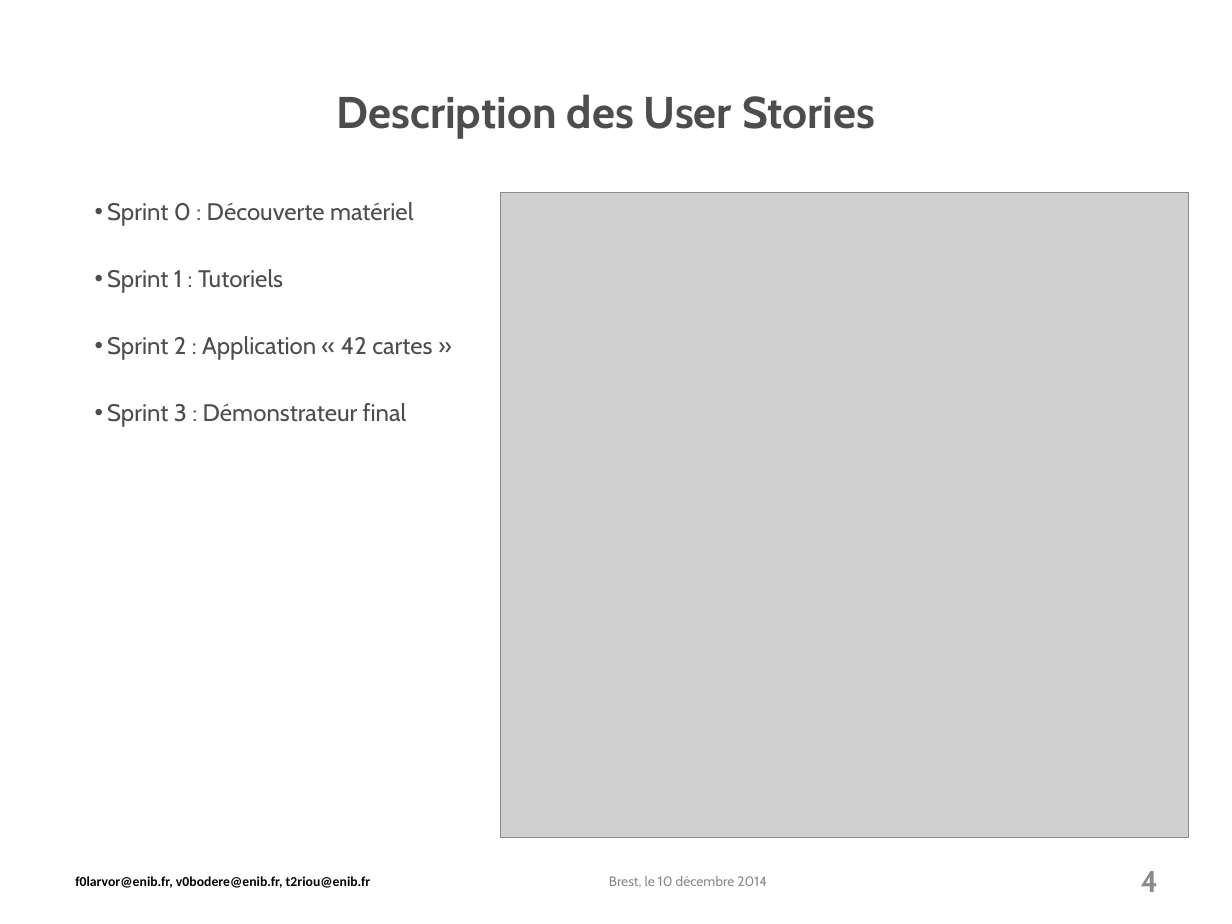
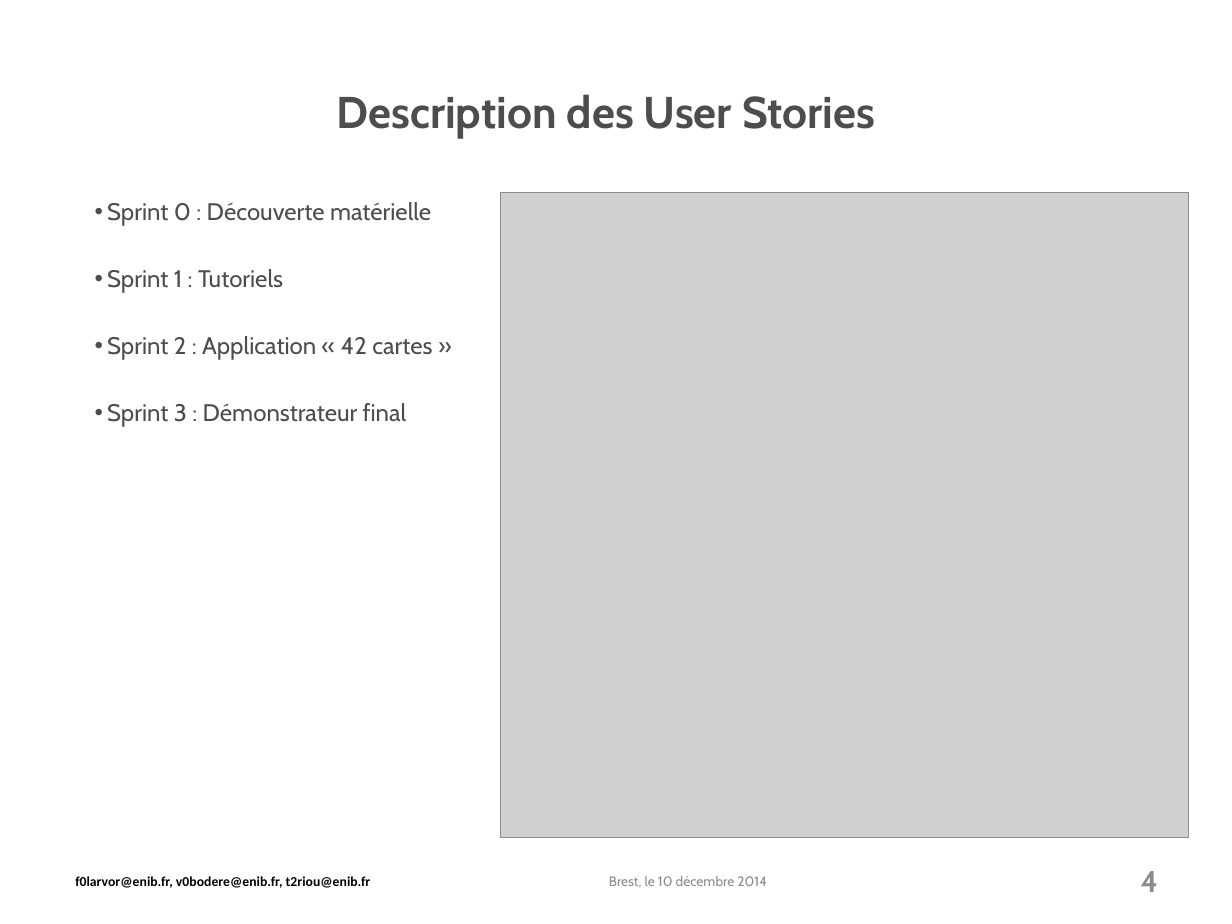
Before and after one commit to PixelSenseEnib/PixelSense, a slide deck: slide 4 of Soutenance/modele-ENIB-2010.pptx. Drawn at 1232x924 pixels with LibreOffice and Linux fonts; fonts in the diff are those of the drawing; grey boxes stand for pictures; background and template pictures are left out. Boxes give left, top, right and bottom in pixels: in the first picture for what was removed or moved away, otherwise in the second. Text is boxed around its words. In the diff, an @@ line names an element or a change of style, - is before the commit and + after.

```diff
--- a/Soutenance/modele-ENIB-2010.pptx
+++ b/Soutenance/modele-ENIB-2010.pptx
@@ text at (107, 202, 431, 226): text changed @@
-• Sprint 0 : Découverte matériel
+• Sprint 0 : Découverte matérielle
```
Also in this commit, not shown: 4 other slides changed, 1 slide added, 1 other file.
